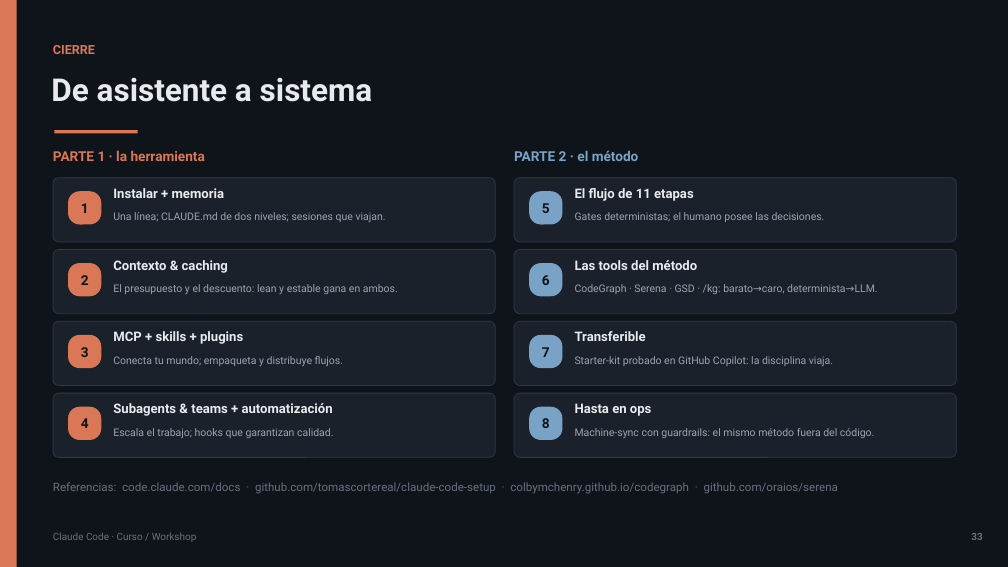
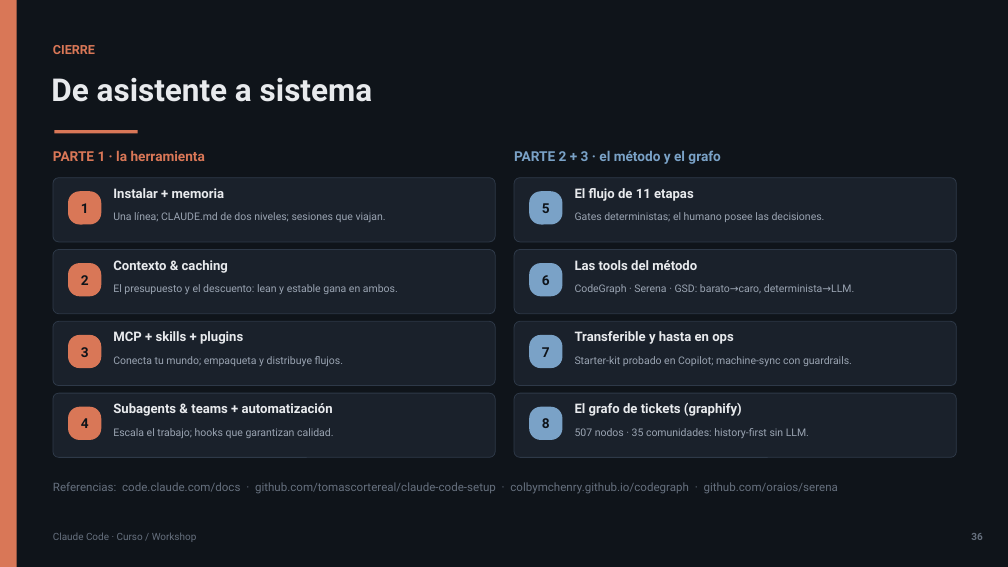
Before and after one commit to olonok69/claude_code_ml_engineer, a slide deck: slide 36 of presentacion/Claude_Code_Presentacion.pptx (slide 33 before the commit). Drawn at 1008x567 pixels with LibreOffice and Linux fonts; fonts in the diff are those of the drawing. Boxes give left, top, right and bottom in pixels: in the first picture for what was removed or moved away, otherwise in the second. Text is boxed around its words. In the diff, an @@ line names an element or a change of style, - is before the commit and + after.

Commit message:
ultimos cambios con plot de graphify

```diff
--- a/presentacion/Claude_Code_Presentacion.pptx
+++ b/presentacion/Claude_Code_Presentacion.pptx
@@ text at [514, 150, 720, 164]: text changed @@
-PARTE 2 · el método
+PARTE 2 + 3 · el método y el grafo
@@ text at [575, 284, 854, 294]: text changed @@
-CodeGraph · Serena · GSD · /kg: barato→caro, determinista→LLM.
+CodeGraph · Serena · GSD: barato→caro, determinista→LLM.
@@ text at [575, 356, 852, 366]: text changed @@
-Starter-kit probado en GitHub Copilot: la disciplina viaja.
+Starter-kit probado en Copilot; machine-sync con guardrails.
@@ text at [575, 331, 734, 344]: text changed @@
-Transferible
+Transferible y hasta en ops
@@ text at [575, 403, 742, 416]: text changed @@
-Hasta en ops
+El grafo de tickets (graphify)
@@ text at [575, 428, 809, 438]: text changed @@
-Machine-sync con guardrails: el mismo método fuera del código.
+507 nodos · 35 comunidades: history-first sin LLM.
```
Also in this commit, not shown: 7 other slides changed, 4 slides added, 1 slide removed, 7 other files.
